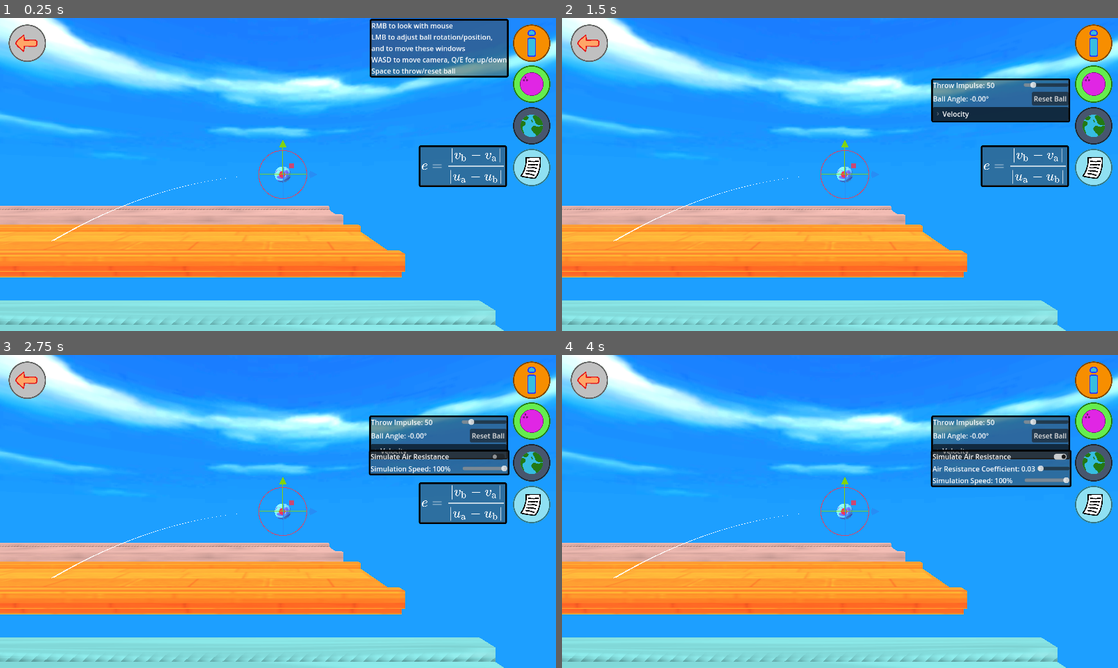
Above: before the commit, frames 1-4 (two rows, left to right).
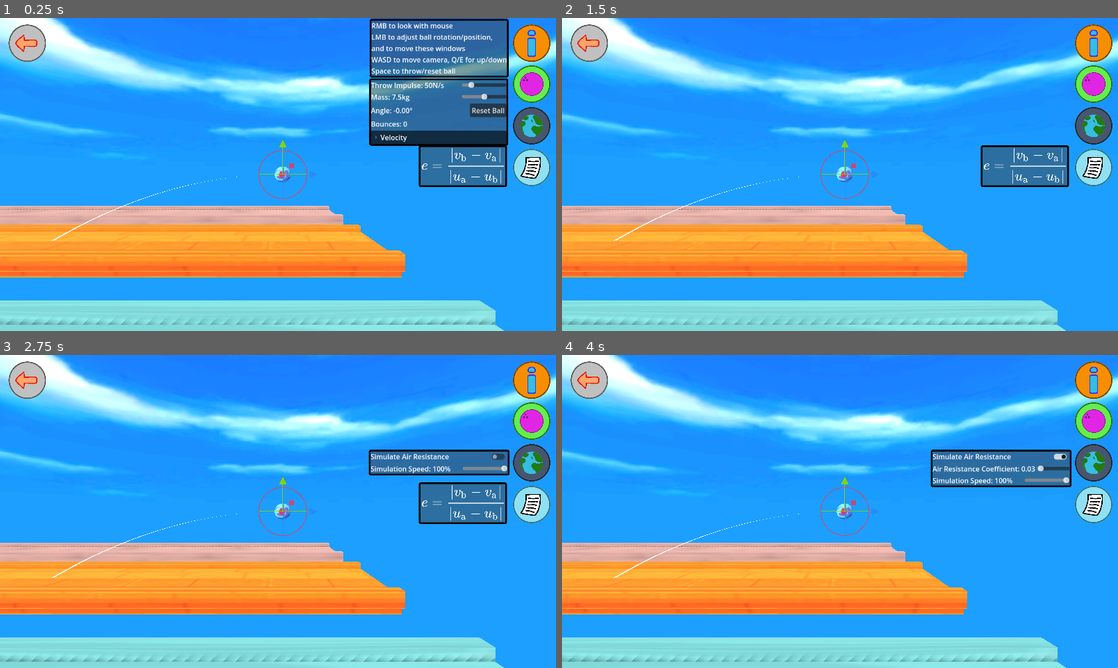
Above: after the commit, the same moments.

Repository: ErythiaSea/CMP400-PhET
Game: Godot game, scene res://Scenes/bowlingEnv.tscn
Two runs of this game, one before a commit and one after it. Both use one fixed random seed, a clock stepped at 60 frames per second and the inputs below.
Inputs (mouse positions are in pixels of both pictures, inside the frame that each line leads up to):
- Up to frame 1 (0.25 s): no input
- Up to frame 2 (1.5 s): click (1095, 43) at 0.5 s; click (1095, 83) at 1.25 s
- Up to frame 3 (2.75 s): click (533, 464) at 2 s
- Up to frame 4 (4 s): click (1062, 455) at 2.75 s; click (1095, 505) at 3.5 s

The runs differ from the first frame. In frame 1, 5.4% of the frame differs, in the area x 66-92%, y 19-41%; in frame 2, 3.5%; in frame 3, 3.3%; in frame 4, 3.3%.

Commit message:
add bounce count, reimplement mass slider

Diff:
--- a/Scenes/bowlingEnv.tscn
+++ b/Scenes/bowlingEnv.tscn
@@ -129,6 +129,8 @@
 can_sleep = false
 freeze = true
 continuous_cd = true
+contact_monitor = true
+max_contacts_reported = 1
 script = ExtResource("3_0fhea")
 traj_line = NodePath("../TrajectoryLine")
 
@@ -237,17 +239,20 @@
 [node name="BowlingPin5" parent="Pins" instance=ExtResource("9_lt5hn")]
 transform = Transform3D(1, 0, 0, 0, 1, 0, 0, 0, 1, 0.225, 0.287, -21.475)
 
-[node name="GUIRoot" type="CanvasLayer" parent="." node_path …(114 unchanged characters)… ", "air_resistance_coefficient_label", "push_strength_slider", "push_strength_label", "time_scale_slider", "time_scale_label", "ball_angle_label", "ball_vel_label", "force_ball", …(62 unchanged characters)…
+[node name="GUIRoot" type="CanvasLayer" parent="." node_path …(114 unchanged characters)… ", "air_resistance_coefficient_label", "mass_slider", "mass_label", "push_strength_slider", "push_strength_label", "time_scale_slider", "time_scale_label", "ball_angle_label", "ball_bounces_label", "ball_vel_label", "force_ball", …(62 unchanged characters)…
 script = ExtResource("10_w56ka")
 air_resistance_toggle = NodePath("WorldPanel/VBoxContainer/ButtonContainer/AirResistanceButton")
 air_resistance_slider_container = NodePath("WorldPanel/VBoxContainer/ARCSliderContainer")
 air_resistance_coefficient_slider = NodePath("WorldPanel/VBoxContainer/ARCSliderContainer/ARCSlider")
 air_resistance_coefficient_label = NodePath("WorldPanel/VBoxContainer/ARCSliderContainer/ARCSliderLabel")
+mass_slider = NodePath("BallPanel/VBoxContainer/MassSliderContainer/MassSlider")
+mass_label = NodePath("BallPanel/VBoxContainer/MassSliderContainer/MassLabel")
 push_strength_slider = NodePath("BallPanel/VBoxContainer/PSSliderContainer/PushStrengthSlider")
 push_strength_label = NodePath("BallPanel/VBoxContainer/PSSliderContainer/PSSliderLabel")
 time_scale_slider = NodePath("WorldPanel/VBoxContainer/TSSliderContainer/TimeScaleSlider")
 time_scale_label = NodePath("WorldPanel/VBoxContainer/TSSliderContainer/TSSliderLabel")
 ball_angle_label = NodePath("BallPanel/VBoxContainer/ResetBallContainer/AngleLabel")
+ball_bounces_label = NodePath("BallPanel/VBoxContainer/BouncesLabel")
 ball_vel_label = NodePath("BallPanel/VBoxContainer/VelocityFoldable/VelocityLabel")
 force_ball = NodePath("../ForceBall")
 ctrl_panel = NodePath("ControlsPanel")
@@ -272,7 +277,6 @@
 Space to throw/reset ball"
 
 [node name="BallPanel" type="PanelContainer" parent="GUIRoot"]
-visible = false
 offset_left = 850.0
 offset_top = 139.0
 offset_right = 1170.0
@@ -291,7 +295,7 @@
 [node name="PSSliderLabel" type="Label" parent="GUIRoot/BallPanel/VBoxContainer/PSSliderContainer"]
 layout_mode = 2
 size_flags_horizontal = 2
-text = "Throw Impulse: 50"
+text = "Throw Impulse: 50N/s"
 
 [node name="PushStrengthSlider" type="HSlider" parent="GUIRoot/BallPanel/VBoxContainer/PSSliderContainer"]
 layout_mode = 2
@@ -302,6 +306,24 @@
 step = 0.01
 value = 50.0
 
+[node name="MassSliderContainer" type="HBoxContainer" parent="GUIRoot/BallPanel/VBoxContainer"]
+layout_mode = 2
+
+[node name="MassLabel" type="Label" parent="GUIRoot/BallPanel/VBoxContainer/MassSliderContainer"]
+layout_mode = 2
+size_flags_horizontal = 2
+text = "Mass: 7.5kg"
+
+[node name="MassSlider" type="HSlider" parent="GUIRoot/BallPanel/VBoxContainer/MassSliderContainer"]
+layout_mode = 2
+size_flags_horizontal = 3
+size_flags_vertical = 4
+size_flags_stretch_ratio = 0.5
+max_value = 50.0
+step = 0.01
+value = 7.5
+exp_edit = true
+
 [node name="ResetBallContainer" type="HBoxContainer" parent="GUIRoot/BallPanel/VBoxContainer"]
 layout_mode = 2
 
@@ -314,6 +336,10 @@
 layout_mode = 2
 focus_mode = 0
 text = "Reset Ball"
+
+[node name="BouncesLabel" type="Label" parent="GUIRoot/BallPanel/VBoxContainer"]
+layout_mode = 2
+text = "Bounces: 0"
 
 [node name="VelocityFoldable" type="FoldableContainer" parent="GUIRoot/BallPanel/VBoxContainer"]
 layout_mode = 2
@@ -478,6 +504,7 @@
 ignore_texture_size = true
 stretch_mode = 4
 
+[connection signal="body_entered" from="ForceBall" to="ForceBall" method="_on_body_entered"]
 [connection signal="pressed" from="GUIRoot/BallPanel/VBoxContainer/ResetBallContainer/ResetButton" to="." method="_on_reset_button_pressed"]
 [connection signal="value_changed" from="GUIRoot/WorldPanel/VBoxContainer/TSSliderContainer/TimeScaleSlider" to="GUIRoot" method="_on_time_scale_slider_value_changed"]
 [connection signal="pressed" from="GUIRoot/InfoButton" to="GUIRoot" method="_on_info_button_pressed"]
--- a/Scenes/bowling_ball.gd
+++ b/Scenes/bowling_ball.gd
@@ -7,6 +7,9 @@
 @export var traj_line: Node3D
 
 var fire_impulse_strength: float = 50
+var bounces: int = 0
+var bounce_timer: float = 0
+const BOUNCE_WAIT: float = 0.03
 
 var init_pos := Vector3(0, 1, 0)
 var last_pos := init_pos
@@ -30,6 +33,8 @@
 func reset() -> void:
 	force_diag.hide()
 	freeze = true
+	bounce_timer = BOUNCE_WAIT
+	bounces = 0
 
 	# i cannot understand why this is necessary but it is
 	(func(): position = last_pos).call_deferred()
@@ -45,6 +50,7 @@
 	if !freeze:
 		force_diag.accel = get_gravity()/mass
 		force_diag.vel = linear_velocity
+		bounce_timer -= delta
 		return
 
 	if Input.is_action_pressed("ball_left"):
@@ -61,3 +67,10 @@
 		move_and_collide(Vector3.DOWN * 3 * delta)
 
 	traj_line.expected_init_vel = fire_impulse_strength / mass
+
+
+func _on_body_entered(body: Node) -> void:
+	if (body is StaticBody3D and bounce_timer < 0):
+		bounces += 1
+		print(bounces)
+		bounce_timer = BOUNCE_WAIT
--- a/Scenes/gui_root.gd
+++ b/Scenes/gui_root.gd
@@ -11,6 +11,7 @@
 @export var time_scale_slider: HSlider
 @export var time_scale_label: Label
 @export var ball_angle_label: Label
+@export var ball_bounces_label: Label
 @export var ball_vel_label: Label
 @export var force_ball: RigidBody3D
 
@@ -39,11 +40,11 @@
 
 func _on_mass_slider_value_changed(value: float) -> void:
 	force_ball.mass = value
-	mass_label.text = "Ball Mass: %.2f" % value
+	mass_label.text = "Mass: %.2fkg" % value
 
 func _on_ps_slider_value_changed(value: float) -> void:
 	force_ball.fire_impulse_strength = value
-	push_strength_label.text = "Throw Impulse: %.2f" % value
+	push_strength_label.text = "Throw Impulse: %.2fN/s" % value
 
 func _on_time_scale_slider_value_changed(value: float) -> void:
 	Engine.time_scale = value
@@ -53,8 +54,9 @@
 # Called every frame. 'delta' is the elapsed time since the previous frame.
 func _process(delta: float) -> void:
 	if (force_ball.freeze):
-		ball_angle_label.text = "Ball Angle: %.2f°" % force_ball.rotation_degrees.x
+		ball_angle_label.text = "Angle: %.2f°" % force_ball.rotation_degrees.x
 	else:
+		ball_bounces_label.text = "Bounces: %d" % force_ball.bounces
 		var vel = force_ball.linear_velocity
 		if (abs(vel.y) < 0.001):
 			vel.y = 0.0
